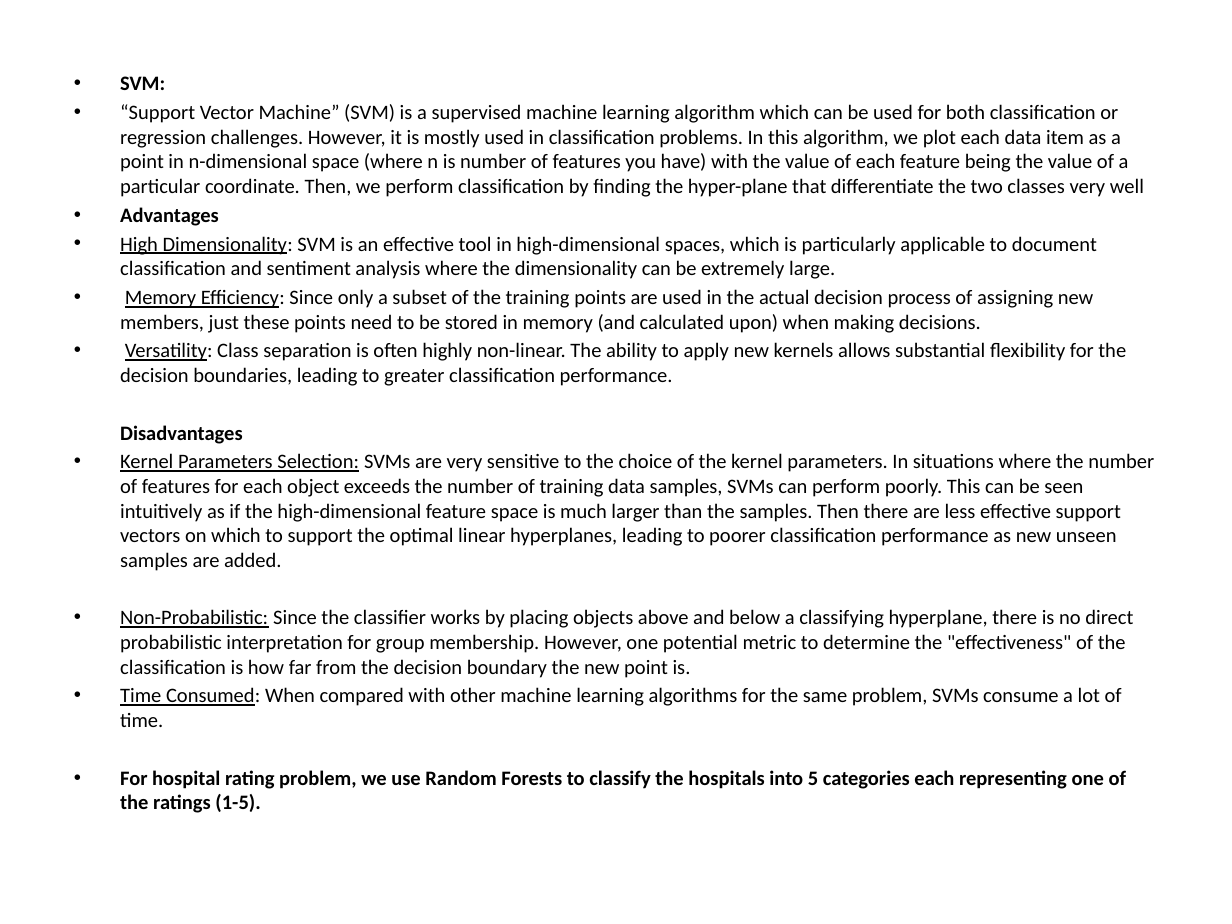
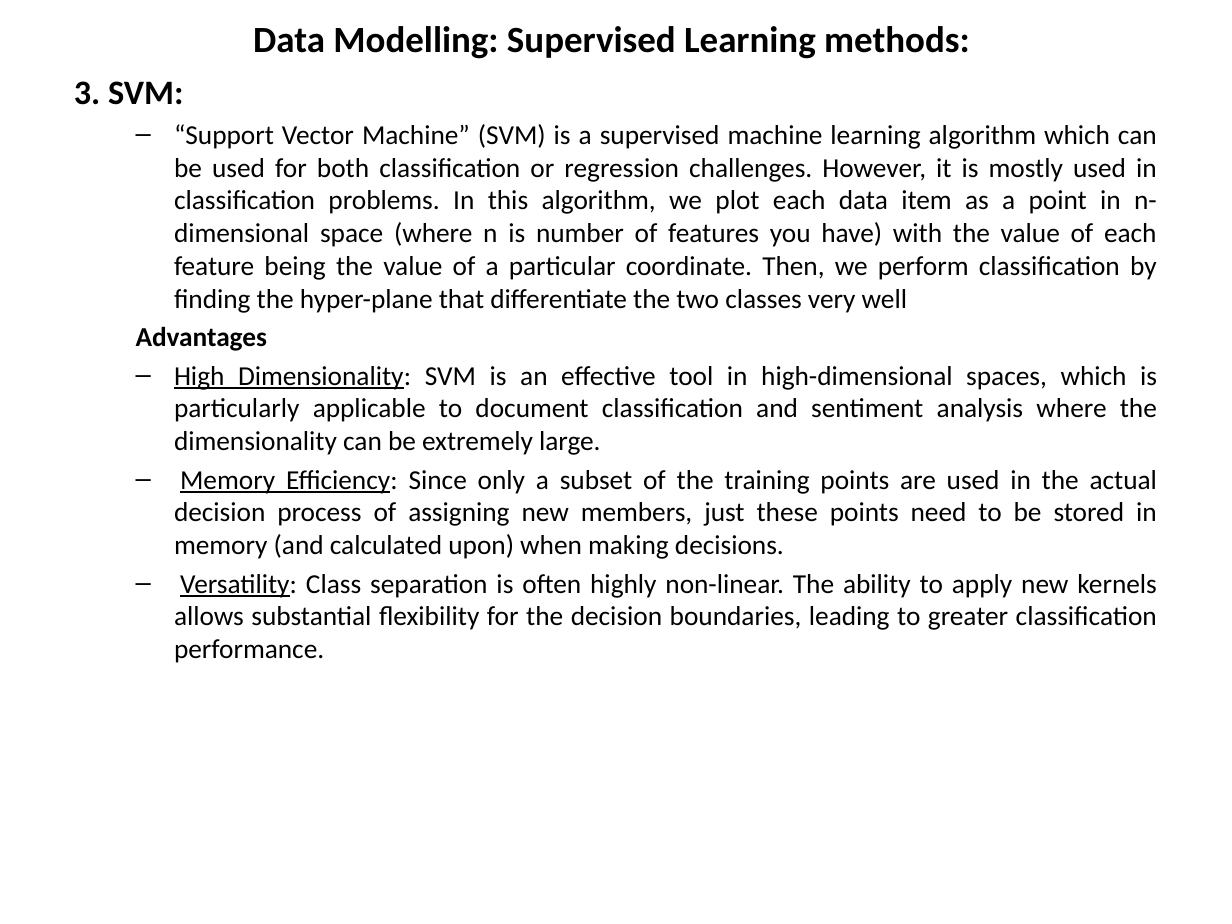
Before and after one commit to Prathyusha-Akundi/CMS_Hospital_Rating, a slide deck: slide 21 of CMS STAR-RATING.pptx (slide 19 before the commit). Drawn at 1232x924 pixels with LibreOffice and Linux fonts; fonts in the diff are those of the drawing. Boxes give left, top, right and bottom in pixels: in the first picture for what was removed or moved away, otherwise in the second. Text is boxed around its words. In the diff, an @@ line names an element or a change of style, - is before the commit and + after.

Commit message:
formatting

```diff
--- a/CMS STAR-RATING.pptx
+++ b/CMS STAR-RATING.pptx
@@ title added at [253,26,970,59], 21.6 pt, text #000000, bold @@
+Data Modelling: Supervised Learning methods:
@@ text at [74,81,183,105]: text changed; size 12 to 20 pt @@
-• SVM:
+3. SVM:
@@ text at [136,124,1157,663]: size 12 to 16 pt; alignment left to justified; bullet • to –; list level 1 to 2 in "“Support Vector Machine” (SVM) is ..."; bullet • to none; list level 1 to 2 in "Advantages"; list level 1 to 2 in "High Dimensionality: SVM is an ..."; list level 1 to 2 in "Memory Efficiency: Since only a ..."; list level 1 to 2 in "Versatility: Class separation is often ..." @@
@@ text at [120,425,1154,813]: paragraphs removed @@
-Disadvantages
-• Kernel Parameters Selection: SVMs are very sensitive to the choice of the kernel parameters. In situations where the number of features for each object exceeds the number of training data samples, SVMs can perform poorly. This can be seen intuitively as if the high-dimensional feature space is much larger than the samples. Then there are less effective support vectors on which to support the optimal linear hyperplanes, leading to poorer classification performance as new unseen samples are added.
-• Non-Probabilistic: Since the classifier works by placing objects above and below a classifying hyperplane, there is no direct probabilistic interpretation for group membership. However, one potential metric to determine the "effectiveness" of the classification is how far from the decision boundary the new point is.
-• Time Consumed: When compared with other machine learning algorithms for the same problem, SVMs consume a lot of time.
-• For hospital rating problem, we use Random Forests to classify the hospitals into 5 categories each representing one of the ratings (1-5).
```
Also in this commit, not shown: 11 other slides changed, 3 slides added.
